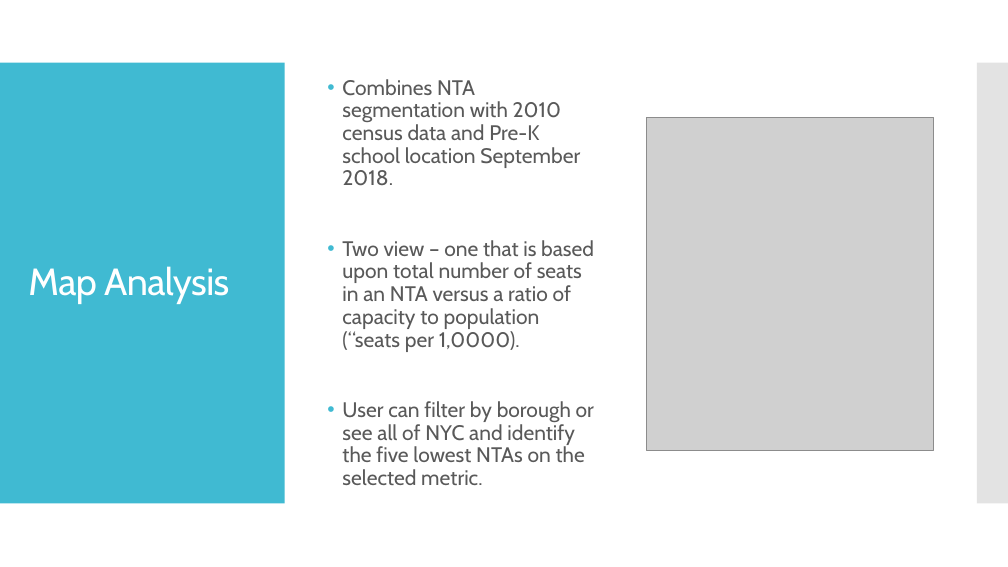
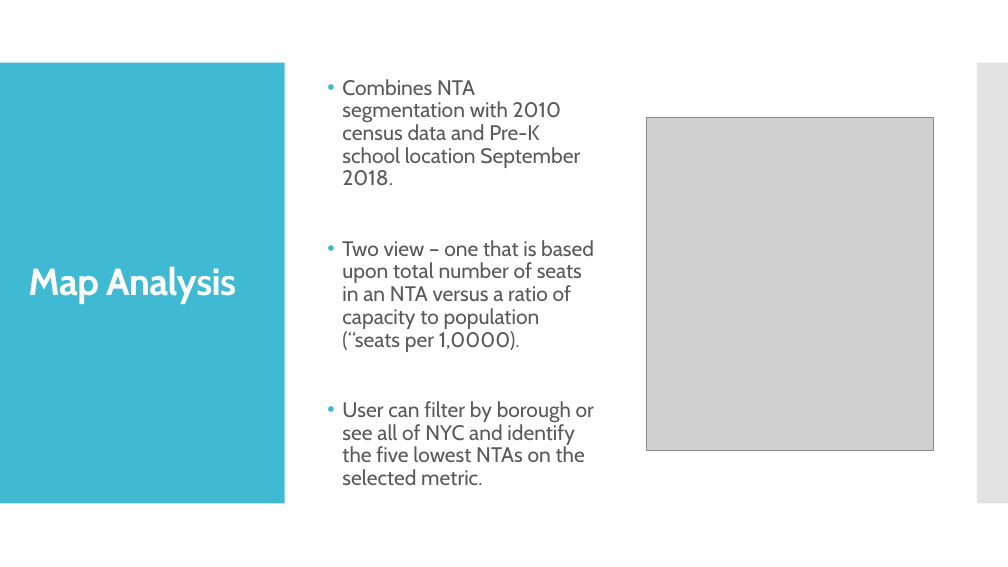
Before and after one commit to jwattier/nycdsa_shiny_proj, a slide deck: slide 7 of presentation/Little Rascals PK Schools in NYC.pptx. Drawn at 1008x567 pixels with LibreOffice and Linux fonts; fonts in the diff are those of the drawing; grey boxes stand for pictures. Boxes give left, top, right and bottom in pixels: in the first picture for what was removed or moved away, otherwise in the second. Text is boxed around its words. In the diff, an @@ line names an element or a change of style, - is before the commit and + after.

```diff
--- a/presentation/Little Rascals PK Schools in NYC.pptx
+++ b/presentation/Little Rascals PK Schools in NYC.pptx
@@ title "Map Analysis" at [28, 266, 236, 304]: bold on @@
```
Also in this commit, not shown: 6 other slides changed.
